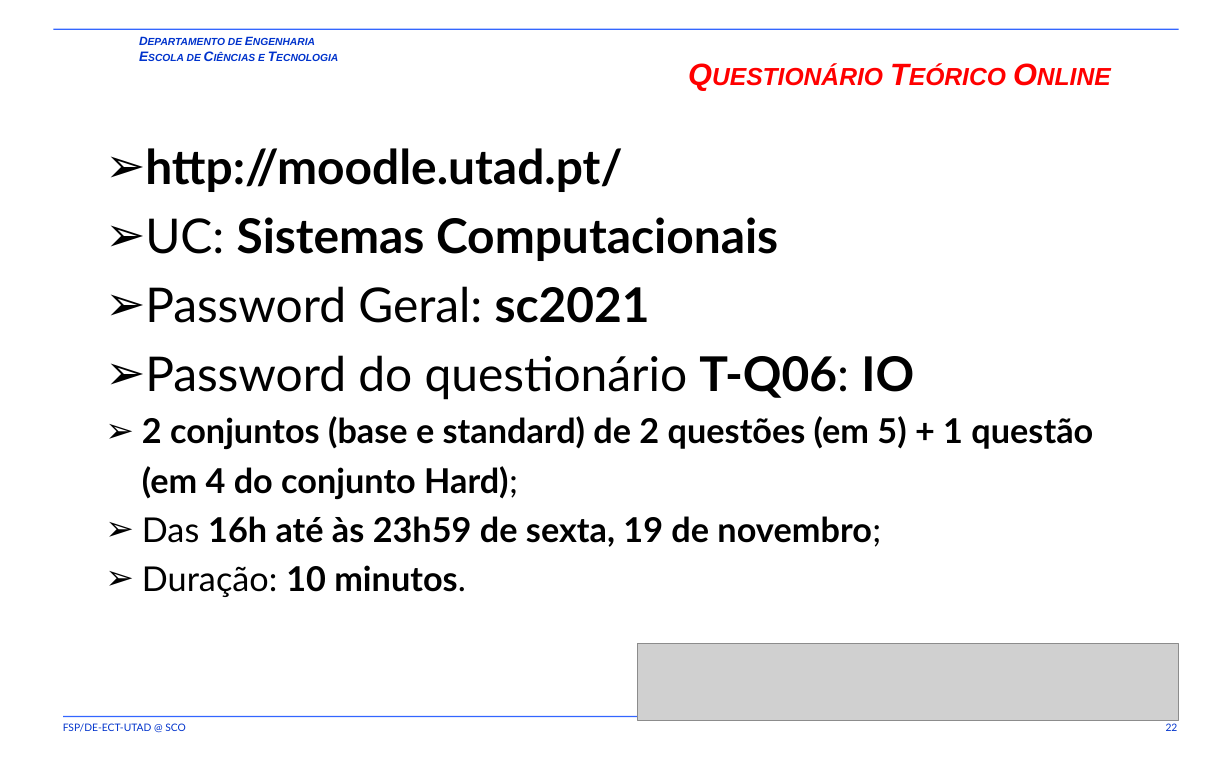
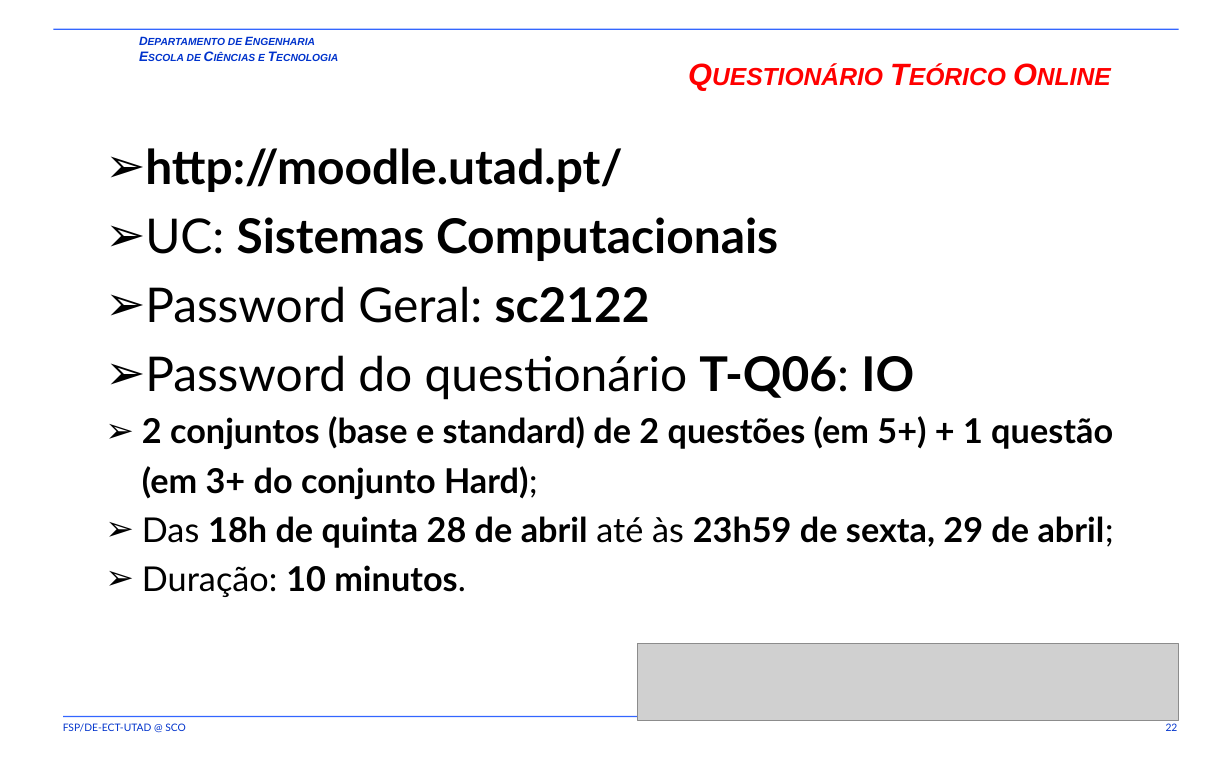
Before and after one commit to fsp864/UTAD-SCO, a slide deck: slide 22 of aulas/t/old/SCO-T1-A11-A12.pptx. Drawn at 1232x770 pixels with LibreOffice and Linux fonts; fonts in the diff are those of the drawing; grey boxes stand for pictures; background and template pictures are left out. Boxes give left, top, right and bottom in pixels: in the first picture for what was removed or moved away, otherwise in the second. Text is boxed around its words. In the diff, an @@ line names an element or a change of style, - is before the commit and + after.

```diff
--- a/aulas/t/old/SCO-T1-A11-A12.pptx
+++ b/aulas/t/old/SCO-T1-A11-A12.pptx
@@ text at bbox=[145, 286, 650, 323]: text changed @@
-  ➢ Password Geral: sc2021
+  ➢ Password Geral: sc2122
@@ text at bbox=[142, 416, 1114, 548]: text changed @@
-  ➢ 2 conjuntos (base e standard) de 2 questões (em 5) + 1 questão (em 4 do conjunto Hard);
-  ➢ Das 16h até às 23h59 de sexta, 19 de novembro;
+  ➢ 2 conjuntos (base e standard) de 2 questões (em 5+) + 1 questão (em 3+ do conjunto Hard);
+  ➢ Das 18h de quinta 28 de abril até às 23h59 de sexta, 29 de abril;
```
Also in this commit, not shown: 2 other files.
